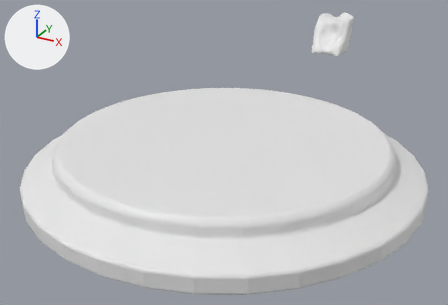
The Blender file Assets/Prefabs/Scenes/Desert/CustomAssets/exitAltar.blend: old version first, new version second.
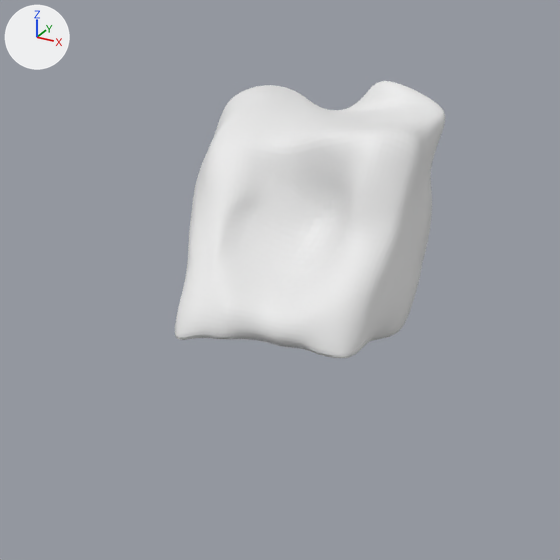
Each version is shown whole from a camera (50 mm lens) standing at (4.49, -8.18, 3.18) and looking at (-0.34, 0.61, -1.22), then close up on the part from 63% to 83% of the width and 0% to 29% of the height. The lights are fixed; the arrows at upper left show +X, +Y and +Z.
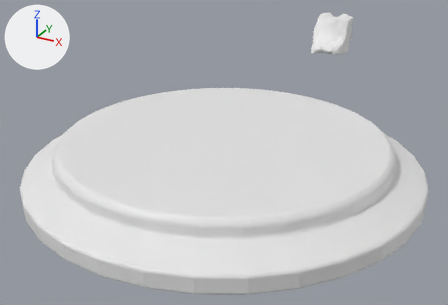
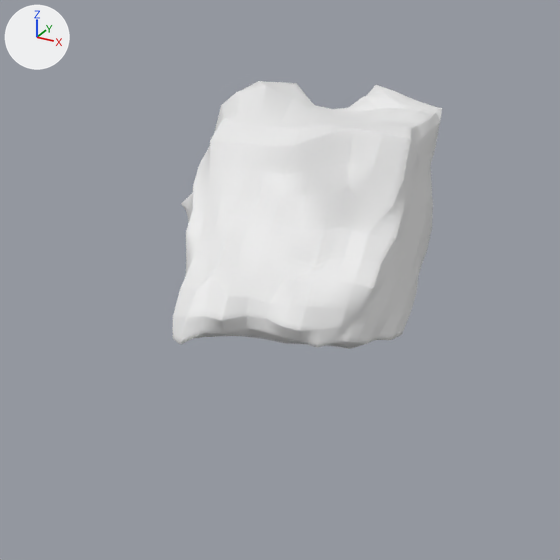
Location of each change, [x1, y1, x2, y2] in pixels of the close-ups (560 x 560 px; the box of a moved part takes in the faces that stretch with it):
'Cube', reshaped, modifiers changed: before [175, 81, 445, 358]; after [173, 81, 442, 349]
part 1 of me_cube_001, moved or reshaped: before [183, 81, 445, 358]; after [180, 83, 442, 349]

What changed in the scene script:
```text
Change me_cube_001:
    used by ob_cube; location = (0.0, 4.875, 0.0); scale = (0.334, 0.334, 0.334)
    remove me_cube_001.from_pydata(...)  # 448 vertices, 446 faces; spans x -1.47..1.2, y -1.02..2.12, z -1.04..1.46
    add me_cube_001.from_pydata(...)  # 448 vertices, 446 faces; spans x -1.62..1.13, y -1.02..2.12, z -1.03..1.31
    me_cube_001 part 1: 308 of 448 vertices moved; they spanned x -1.47..1.2, y -1.0..2.12, z -1.04..1.46 and now span x -1.62..1.13, y -0.97..2.12, z -1.03..1.31; mean shift (-0.02, 0.01, 0.02); largest move (0.24, 0.44, 0.19) -> (0.0, 0.19, 0.4)
Change ob_cube:
    where _m = ob_cube.modifiers.new('Subdivision', 'SUBSURF')
    add _m.subdivision_type = 'SIMPLE'
    add _m = ob_cube.modifiers.new('Bevel', 'BEVEL')
    add _m.segments = 2
    add _m.affect = 'VERTICES'
```
